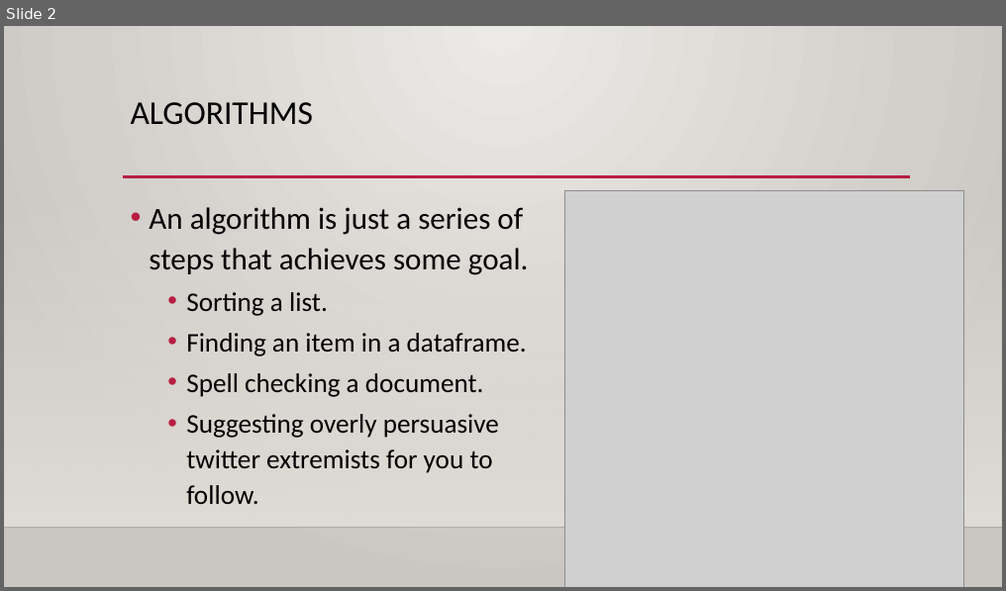
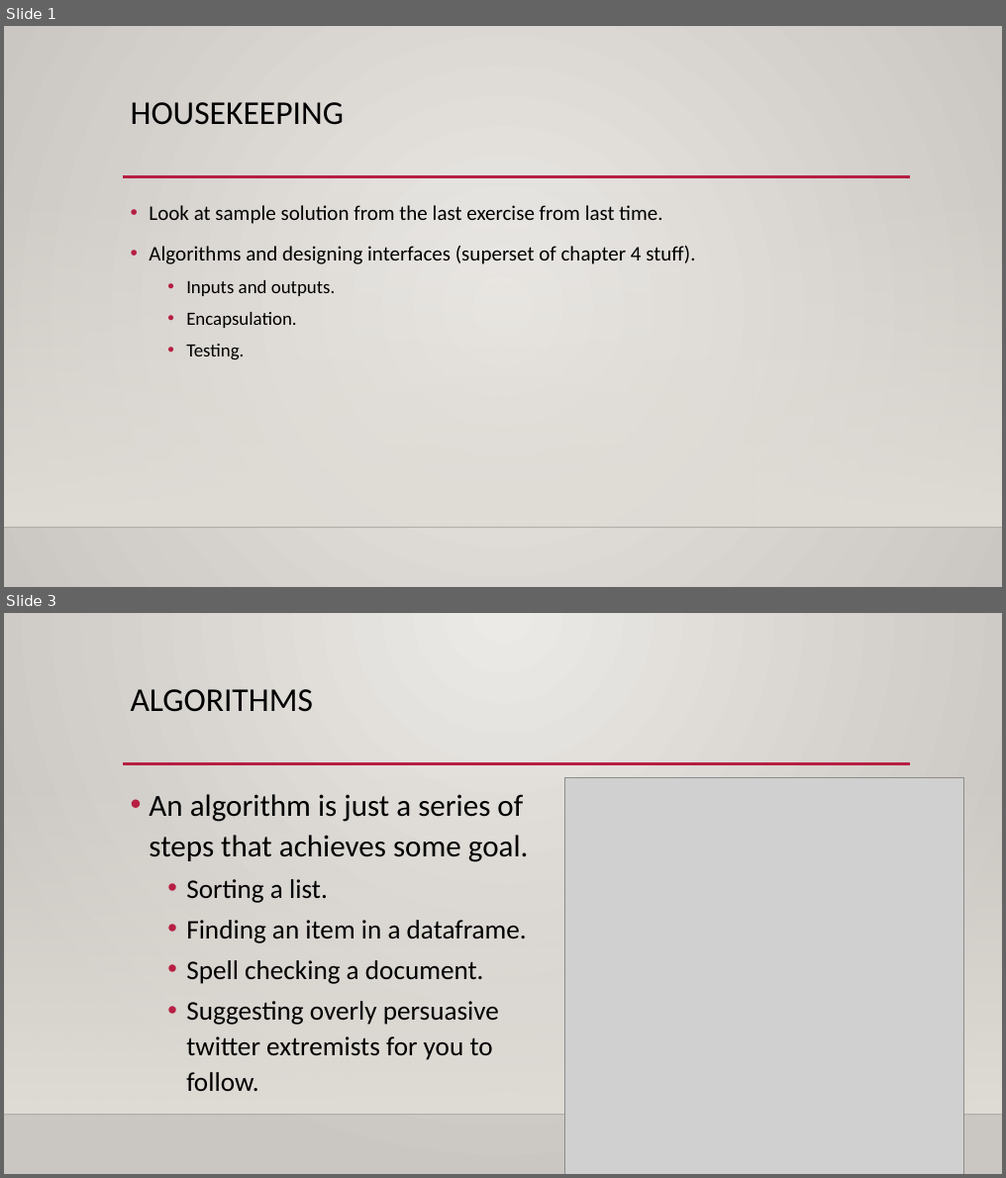
Before and after one commit to okohnkay/Programming_Basics_for_ML, a slide deck: course_material/slides/012_algo_interface_errors.pptx. Shown one above the other, each under a label of ours: slide 2 before the commit, slides 1 and 3 after it; the slides between them are not shown. The pictures are 1006x591 and 1006x1178 pixels, drawn with LibreOffice and Linux fonts; fonts in the diff are those of the drawing; grey boxes stand for pictures; background and template pictures are left out. Boxes give left, top, right and bottom in pixels: in the first picture for what was removed or moved away, otherwise in the second. Text is boxed around its words. In the diff, an @@ line names an element or a change of style, - is before the commit and + after.

```diff
--- a/course_material/slides/012_algo_interface_errors.pptx
+++ b/course_material/slides/012_algo_interface_errors.pptx
@@ slide 1 added at [4, 26, 1002, 587], background gradient #ECEAE7 to #CAC7C1; not listed: 3 template elements that a slide beside it also shows @@
@@ title added at [131, 102, 344, 125], 32 pt, text #000000 @@
+HOUSEKEEPING
@@ text added at [149, 205, 695, 361], 20 pt, text #000000 @@
+• Look at sample solution from the last exercise from last time.
+• Algorithms and designing interfaces (superset of chapter 4 stuff).
+  • Inputs and outputs.
+  • Encapsulation.
+  • Testing.
@@ what was slide 2 is now slide 3 @@
```
Also in this commit, not shown: 2 slides changed, 6 other slides added, 1 slide removed, 2 other files.
